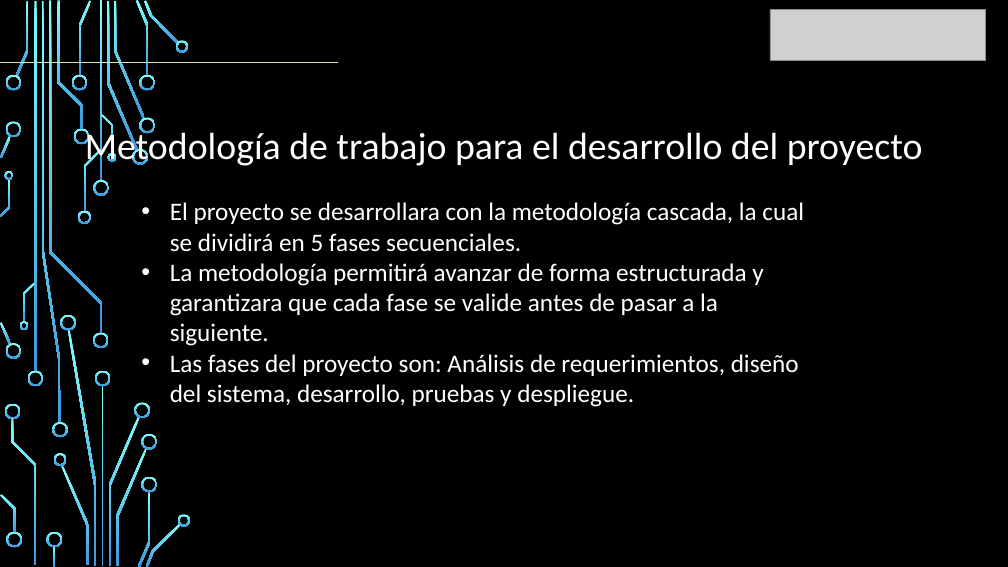
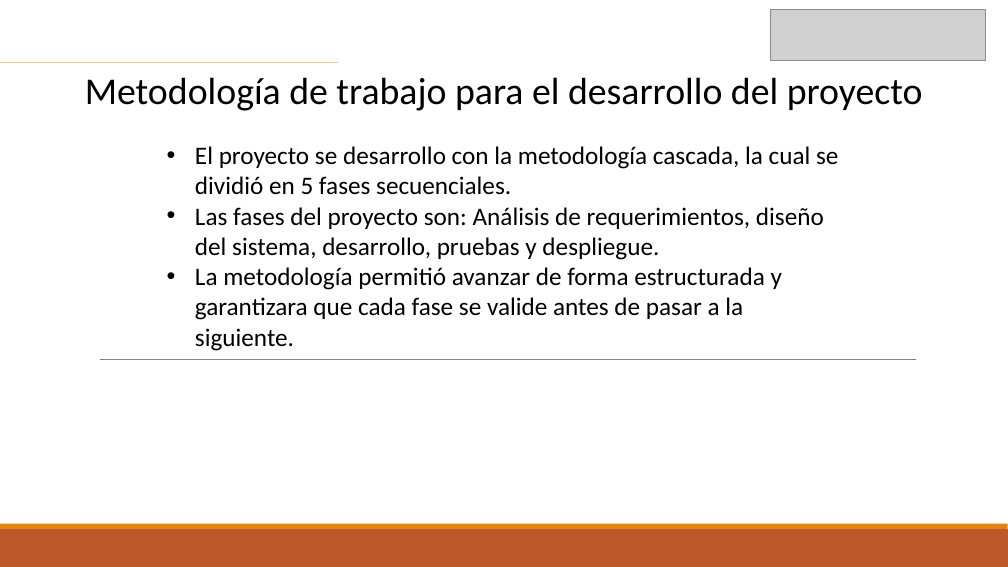
Before and after one commit to reisidente/Gestion-Bodega-Centralizada, a slide deck: slide 6 of GBFC/Fase 2/Evidencial Proyecto/Presentacion Proyecto.pptx. Drawn at 1008x567 pixels with LibreOffice and Linux fonts; fonts in the diff are those of the drawing; grey boxes stand for pictures; background and template pictures are left out. Boxes give left, top, right and bottom in pixels: in the first picture for what was removed or moved away, otherwise in the second. Text is boxed around its words. In the diff, an @@ line names an element or a change of style, - is before the commit and + after.

```diff
--- a/GBFC/Fase 2/Evidencial Proyecto/Presentacion Proyecto.pptx
+++ b/GBFC/Fase 2/Evidencial Proyecto/Presentacion Proyecto.pptx
@@ background picture (left out) to #FFFFFF @@
@@ text "Metodología de trabajo para el ...": place and size @@
-text "Metodología de trabajo para el ..." at [85,128,923,169]
+text "Metodología de trabajo para el ..." at [85,77,923,111]
@@ text "Metodología de trabajo para el ..." at [85,77,923,111]: text colour #FFFFFF to #000000 @@
@@ line (0, 63) - (338, 63): stroke #D2E8AE 1.25 pt to #F6C791 1.25 pt @@
@@ text "El proyecto se desarrollo con ...": place and size @@
-text "El proyecto se desarrollo con ..." at [170,202,804,407]
+text "El proyecto se desarrollo con ..." at [195,146,838,351]
@@ text at [195,146,838,195]: text changed; text colour #FFFFFF to #000000 @@
-• El proyecto se desarrollara con la metodología cascada, la cual se dividirá en 5 fases secuenciales.
-• La metodología permitirá avanzar de forma estructurada y garantizara que cada fase se valide antes de pasar a la siguiente.
+• El proyecto se desarrollo con la metodología cascada, la cual se dividió en 5 fases secuenciales.
@@ text at [195,207,824,260]: text colour #FFFFFF to #000000 in "Las fases del proyecto son: Análisis de ..." @@
@@ text at [195,267,782,351]: paragraph added @@
+• La metodología permitió avanzar de forma estructurada y garantizara que cada fase se valide antes de pasar a la siguiente.
@@ line added from (100, 359) to (917, 359), #808080 0.5 pt @@
@@ group removed at [0,0,191,567]: 50 freeform shapes, 4 rectangles @@
@@ rectangle added at [0,529,1008,567], fill #BD582C @@
@@ rectangle added at [0,524,1008,529], fill #E48312 @@
```
Also in this commit, not shown: 14 other slides changed, 3 other files.
